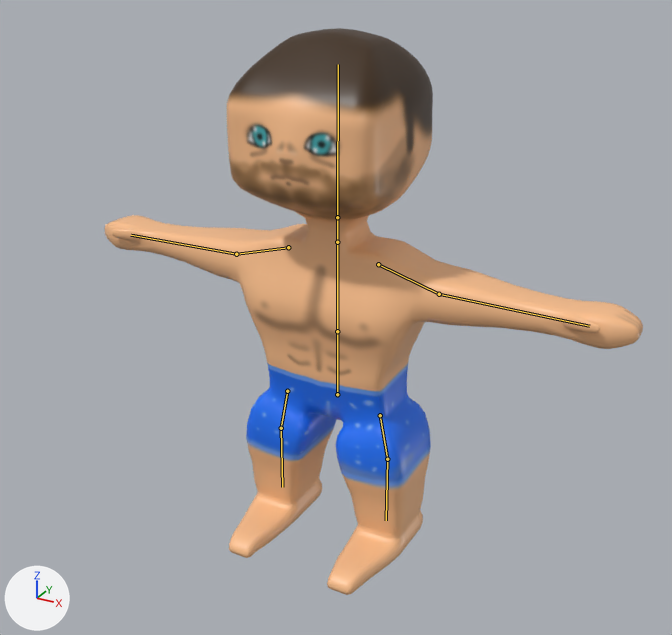
What one commit did to the Blender file models/player.blend.
Camera for both pictures: a 50 mm lens placed at (1.43, -2.61, 2.15), pointed at (0.11, -0.21, 0.95). The axes (+X, +Y, +Z) are drawn at lower left. The lights are the same throughout. The bones that bend it are drawn over the model as lines.

Names of what the first picture shows: 'Dude'.
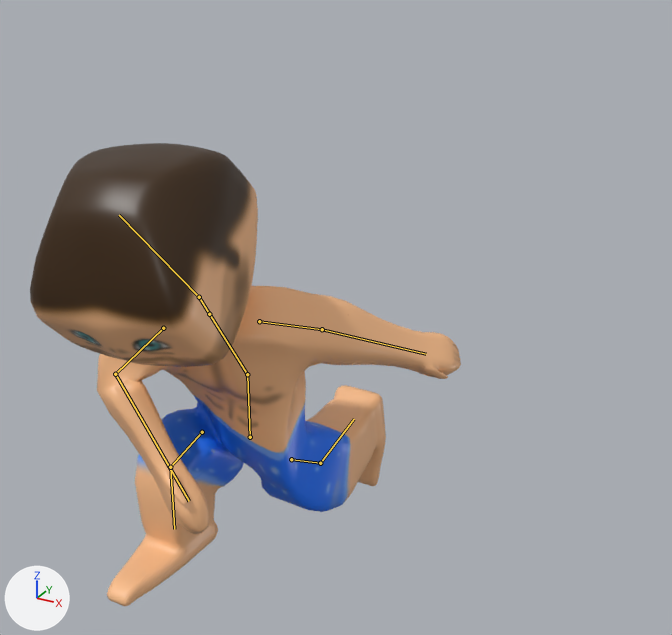
The newer file adds an action. The first version stands in its rest pose; the second is drawn at frame 20 of the action 'Craft'.

Where the change shows, as pixel boxes (x1, y1, x2, y2) in the pictures (672 x 635 px):
'Dude', posed (20% narrower, 18% shorter): before (105, 28, 643, 595); after (30, 143, 461, 606)
bone 'Pelvis', root to tip: before (337, 394) to (337, 331); after (250, 437) to (247, 374)
bone 'Chest', root to tip: before (337, 331) to (337, 242); after (247, 374) to (209, 314)
bone 'Head', root to tip: before (337, 217) to (338, 64); after (199, 297) to (119, 215)
bone 'Arm.L', root to tip: before (378, 264) to (439, 294); after (259, 321) to (322, 329)
bone 'Forearm.L', root to tip: before (439, 294) to (589, 326); after (322, 329) to (426, 354)
bone 'Arm.R', root to tip: before (288, 247) to (236, 254); after (163, 328) to (115, 374)
bone 'Forearm.R', root to tip: before (236, 254) to (131, 235); after (115, 374) to (189, 501)
bone 'Thigh.L', root to tip: before (380, 415) to (387, 459); after (291, 459) to (320, 463)
bone 'Leg.L', root to tip: before (387, 459) to (386, 520); after (320, 463) to (354, 419)
bone 'Thigh.R', root to tip: before (287, 391) to (281, 428); after (202, 432) to (170, 467)
bone 'Leg.R', root to tip: before (281, 428) to (282, 487); after (170, 467) to (174, 529)

The change in detail:
Bone 'Pelvis' (bone_pelvis) moves from (0.0, 0.0, 0.0) to (-0.227, -0.12, 0.236).
Bone 'Chest' (bone_chest) turns from (0, 0, 0) to (30, 12, 11) degrees about its own x, y and z.
Bone 'Head' (bone_head) turns from (0, 0, 0) to (14, -9, -3) degrees about its own x, y and z.
Bone 'Arm.L' (bone_arm_l) turns from (0, 0, 0) to (-20, 5, -32) degrees about its own x, y and z.
Bone 'Forearm.L' (bone_forearm_l) turns from (0, 0, 0) to (0, 0, -26) degrees about its own x, y and z.
Bone 'Arm.R' (bone_arm_r) turns from (0, 0, 0) to (63, -51, -50) degrees about its own x, y and z.
Bone 'Forearm.R' (bone_forearm_r) turns from (0, 0, 0) to (103, 21, 73) degrees about its own x, y and z.
Bone 'Thigh.L' (bone_thigh_l) turns from (0, 0, 0) to (-59, 10, -5) degrees about its own x, y and z.
Bone 'Leg.L' (bone_leg_l) turns from (0, 0, 0) to (-42, 0, 0) degrees about its own x, y and z.
Bone 'Thigh.R' (bone_thigh_r) turns from (0, 0, 0) to (63, 10, 6) degrees about its own x, y and z.
Bone 'Leg.R' (bone_leg_r) turns from (0, 0, 0) to (-62, 0, 0) degrees about its own x, y and z.
